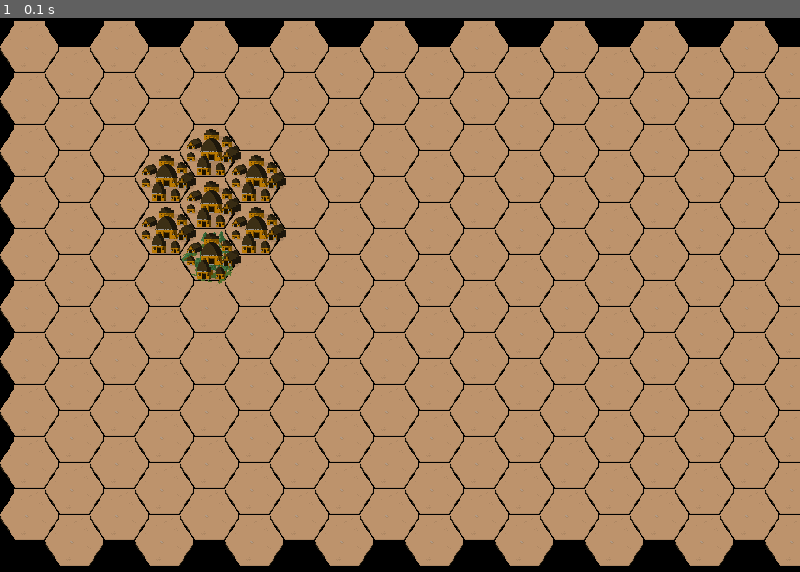
Above: before the commit, frame 1.
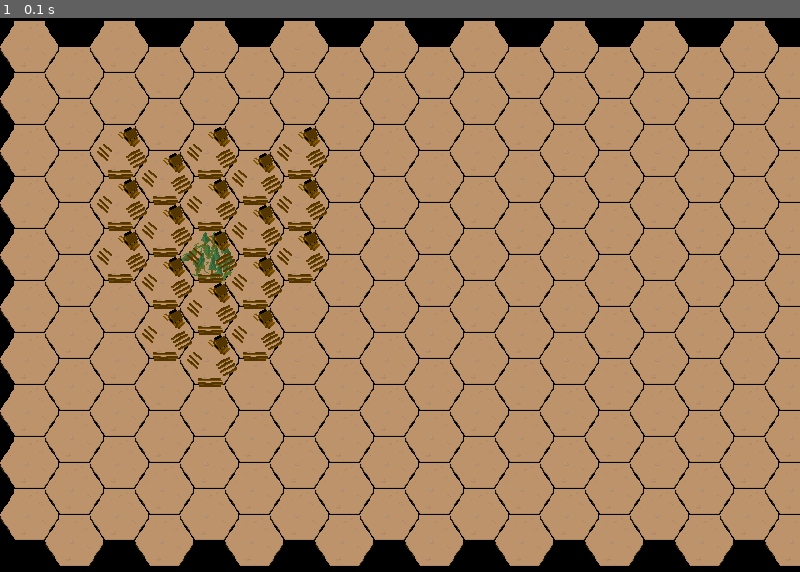
Above: after the commit, the same moment.

Repository: NotReallyCis/hexportes
Game: pygame game, started from main (1).py
Two runs of this game, one before a commit and one after it. Both use one fixed random seed, a clock stepped at 60 frames per second and the inputs below.
Inputs:
- Up to frame 1 (0.1 s): no input

The runs differ from the first frame. In frame 1, 4.3% of the frame differs, in the area x 12-41%, y 19-67%.

Commit message:
new file:   __pycache__/main (1).cpython-311.pyc 	modified:   main (1).py

Diff:
--- a/main (1).py
+++ b/main (1).py
@@ -1,6 +1,5 @@
 import pygame as pg
 import math
-
 
 pg.init()
 screen = pg.display.set_mode((800, 600))
@@ -9,8 +8,10 @@
 
 from pyaddition import *
 
-placeholder_debug_unit = pg.image.load("essentials-4xgames-tileset/tile-village.png")
-placeholder_test_unit = pg.image.load("essentials-4xgames-tileset/tile-pineforest.png")
+placeholder_test_unit1 = pg.image.load("essentials-4xgames-tileset/tile-village.png")
+placeholder_test_unit2 = pg.image.load("essentials-4xgames-tileset/tile-pineforest.png")
+placeholder_test_unit3 = pg.image.load("essentials-4xgames-tileset/tile-orchard.png")
+placeholder_test_unit4 = pg.image.load("essentials-4xgames-tileset/tile-lumberjack.png")
 
 
 def is_even(numb: int):
@@ -71,8 +72,8 @@
     def step(self):
         self.draw()
 
-    def debug_highlight(self):
-        Unit(self.w, self.h, placeholder_debug_unit, 0)
+    def debug_highlight(self, image: pg.Surface = placeholder_test_unit1):
+        Unit(self.w, self.h, image, 0)
 
     def __str__(self):
         return str(self.w) + "," + str(self.h)
@@ -136,8 +137,8 @@
 
     def get_possible_paths(self):
         self.possible_paths = {}  # format: {hex:(hex_path,point_left)}
-        hex_path = [Hex.get_hex_by_wh(self.w, self.h)]
-        self.search_hex(self.get_hex(), hex_path, self.movement_point)
+        hex_start_path = []
+        self.search_hex(self.get_hex(), hex_start_path, self.movement_point)
         return self.possible_paths
 
     def get_hexs_around_hex(hex: Hex):
@@ -155,14 +156,16 @@
                 hexs_around.append(Hex.get_hex_by_wh(coordinate[0], coordinate[1]))
         return hexs_around
 
-    def search_hex(self, hex: Hex, path: list, movement_point_left: int):
-
-        for hex in Unit.get_hexs_around_hex(hex):
-            print(hex, "trying")
-            if self.is_capable_going_to_hex(hex, movement_point_left):
-                movement_point = movement_point_left - hex.movement_point_needed
-                self.search_hex(hex, path, movement_point)
-        self.add_to_possible_path(hex, path, movement_point_left)
+    def search_hex(self, hex: Hex, path: list, movement_point: int):
+        path=path.copy()
+        path.append(hex)
+        for hex_checking in Unit.get_hexs_around_hex(hex):
+            hex_checking:Hex
+            if self.is_capable_going_to_hex(hex_checking, movement_point):
+                movement_point_for_next_search = movement_point - hex_checking.movement_point_needed
+                self.search_hex(hex_checking, path, movement_point_for_next_search)
+
+        self.add_to_possible_path(hex, path, movement_point)
 
     def is_capable_going_to_hex(self, hex: Hex, movement_point_left: int):
         return movement_point_left >= hex.movement_point_needed
@@ -171,14 +174,16 @@
         self.possible_paths[hex] = (path, movement_point_left)
 
 
-test_unit = Unit(4, 4, placeholder_test_unit, 1)
+test_unit = Unit(4, 4, placeholder_test_unit2, 2)
+
 
 possible_paths = test_unit.get_possible_paths()
-print(possible_paths)
+
 for hex in possible_paths:
     hex: Hex
-    hex.debug_highlight()
-
+    print(hex)
+    hex.debug_highlight(placeholder_test_unit4)
+print(possible_paths,possible_paths.__len__())
 running = True
 while running:
 
